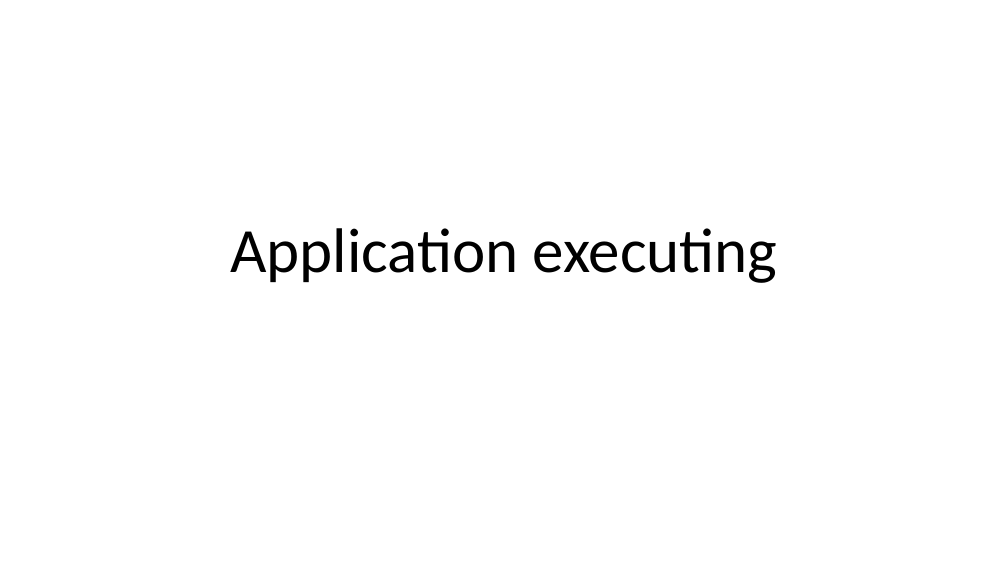
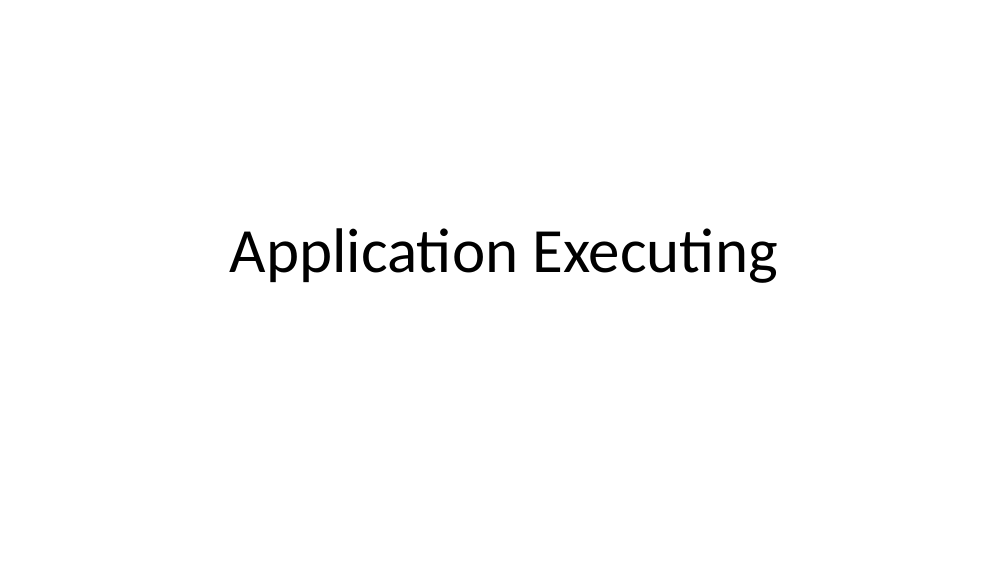
Before and after one commit to LukaWG/COMP1004, a slide deck: slide 1 of Documents/Presentation.pptx. Drawn at 1008x567 pixels with LibreOffice and Linux fonts; fonts in the diff are those of the drawing. Boxes give left, top, right and bottom in pixels: in the first picture for what was removed or moved away, otherwise in the second. Text is boxed around its words. In the diff, an @@ line names an element or a change of style, - is before the commit and + after.

```diff
--- a/Documents/Presentation.pptx
+++ b/Documents/Presentation.pptx
@@ title at <box>230,228,778,283</box>: text changed @@
-Application executing
+Application Executing
```
Also in this commit, not shown: 6 other slides changed, 4 other files.
